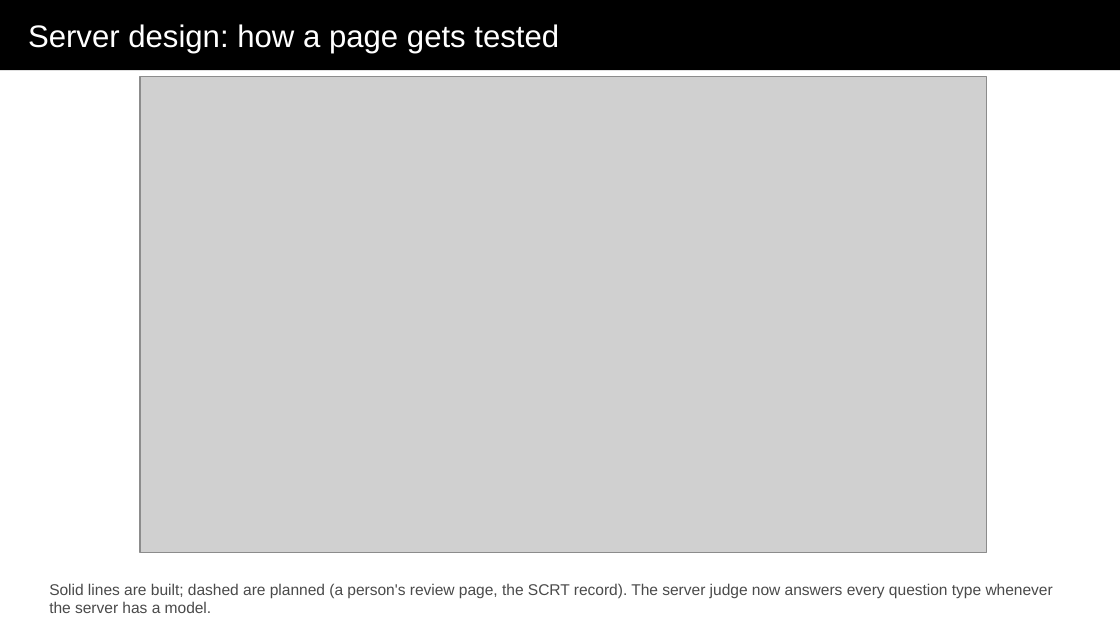
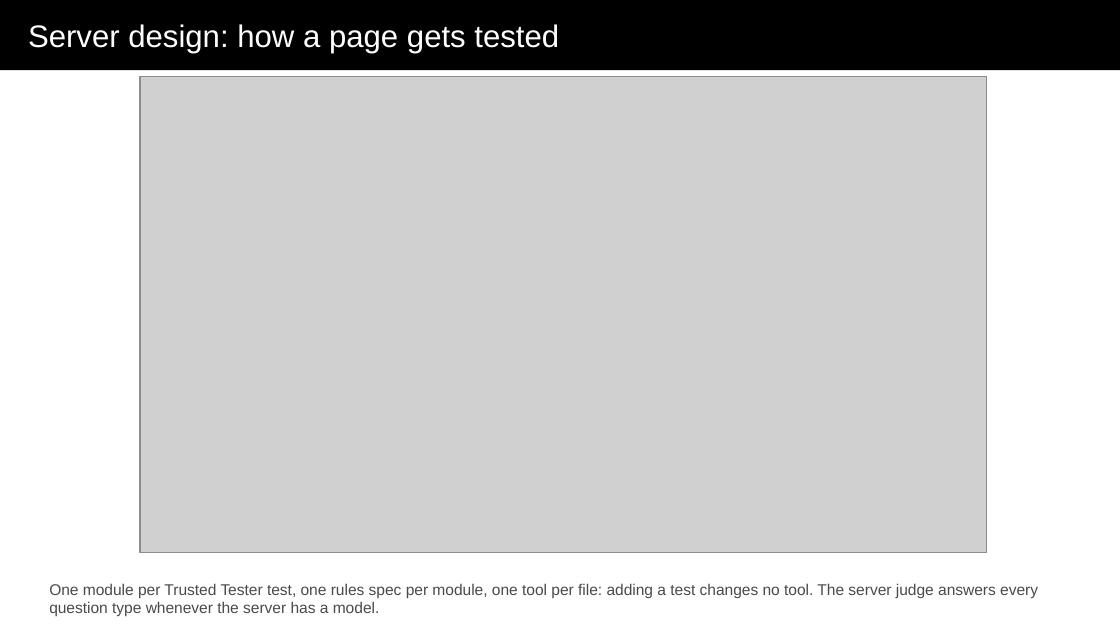
Before and after one commit to abbybowman/tobi508, a slide deck: slide 6 of docs/hackathon/out/TOBI-deck.pptx. Drawn at 1120x630 pixels with LibreOffice and Linux fonts; fonts in the diff are those of the drawing; grey boxes stand for pictures. Boxes give left, top, right and bottom in pixels: in the first picture for what was removed or moved away, otherwise in the second. Text is boxed around its words. In the diff, an @@ line names an element or a change of style, - is before the commit and + after.

```diff
--- a/docs/hackathon/out/TOBI-deck.pptx
+++ b/docs/hackathon/out/TOBI-deck.pptx
@@ text at (x1=49, y1=583, x2=1038, y2=617): text changed @@
-Solid lines are built; dashed are planned (a person's review page, the SCRT record). The server judge now answers every question type whenever the server has a model.
+One module per Trusted Tester test, one rules spec per module, one tool per file: adding a test changes no tool. The server judge answers every question type whenever the server has a model.
```
Also in this commit, not shown: 6 other files.
